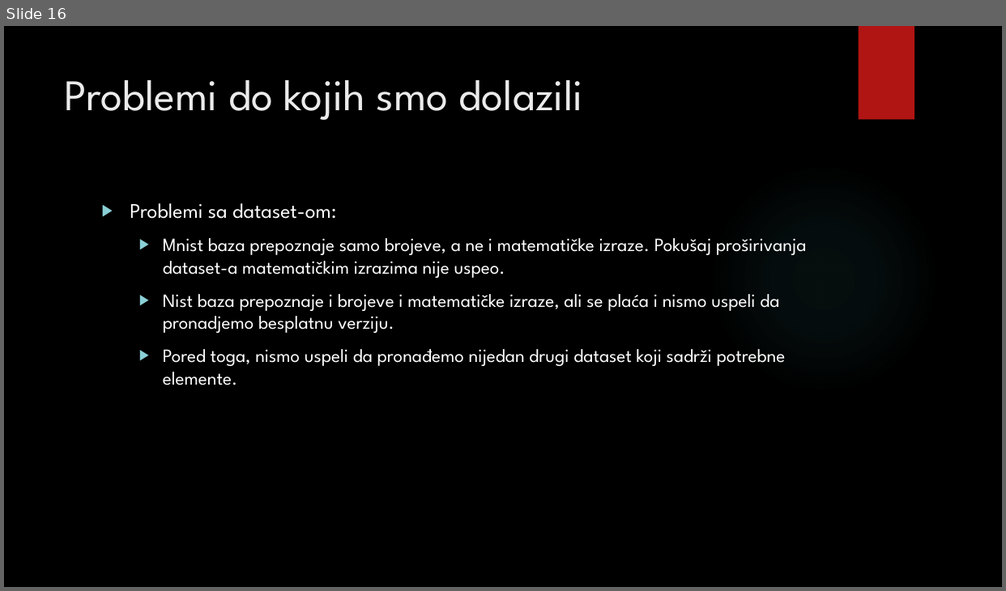
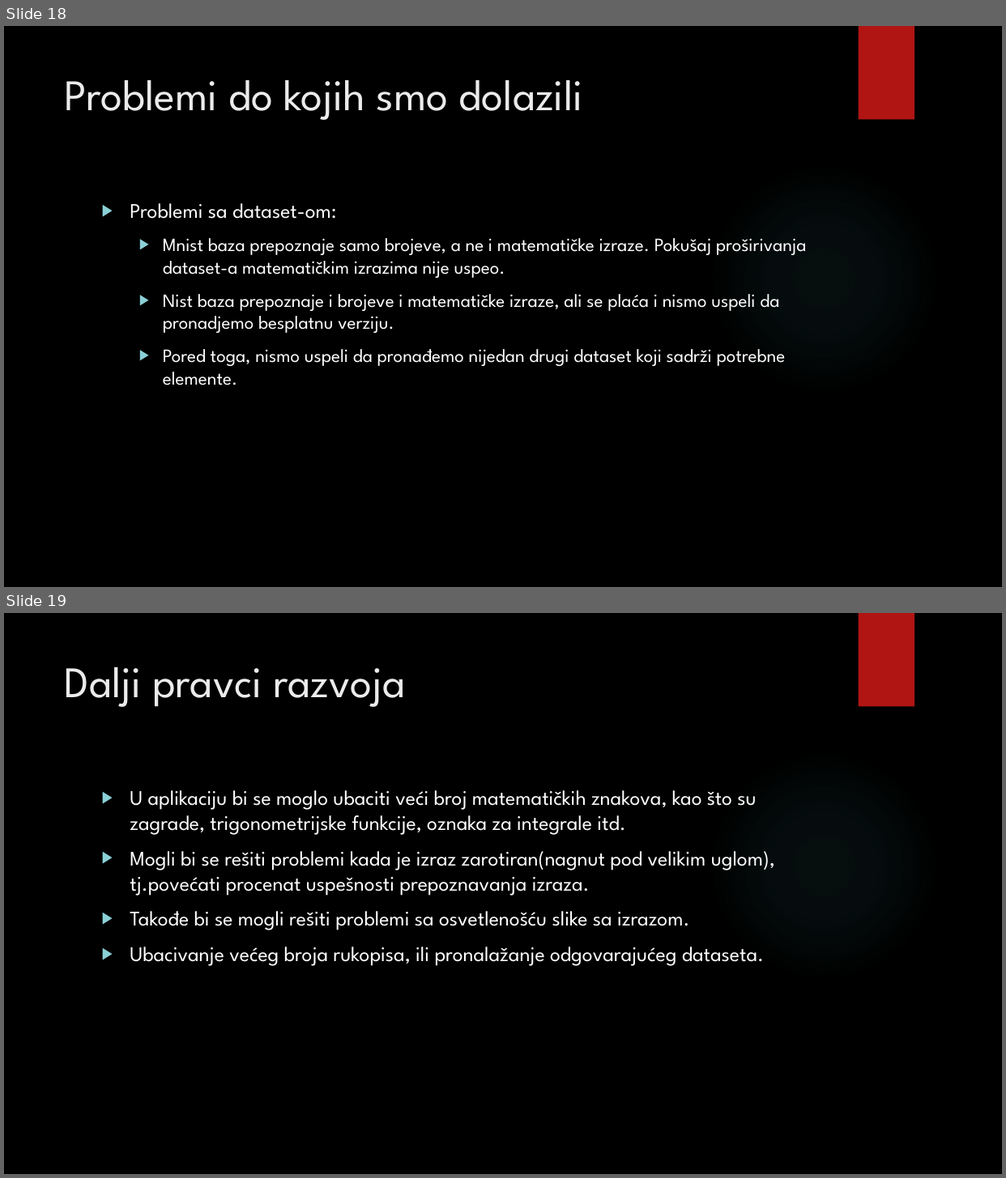
Before and after one commit to davor193/Photo-Calculator, a slide deck: photo_calculator.pptx. Shown one above the other, each under a label of ours: slide 16 before the commit, slides 18 and 19 after it. The pictures are 1006x591 and 1006x1178 pixels, drawn with LibreOffice and Linux fonts; fonts in the diff are those of the drawing; background and template pictures are left out. Boxes give left, top, right and bottom in pixels: in the first picture for what was removed or moved away, otherwise in the second. Text is boxed around its words. In the diff, an @@ line names an element or a change of style, - is before the commit and + after.

```diff
--- a/photo_calculator.pptx
+++ b/photo_calculator.pptx
@@ slide 19 added at (4, 613, 1002, 1174), background picture (left out); not listed: 2 template elements that a slide beside it also shows @@
@@ title added at (65, 667, 405, 707), 42 pt, text #EBEBEB @@
+Dalji pravci razvoja
@@ text added at (130, 790, 775, 966), 20 pt, text #FFFFFF @@
+▶ U aplikaciju bi se moglo ubaciti veći broj matematičkih znakova, kao što su zagrade, trigonometrijske funkcije, oznaka za integrale itd.
+▶ Mogli bi se rešiti problemi kada je izraz zarotiran(nagnut pod velikim uglom), tj.povećati procenat uspešnosti prepoznavanja izraza.
+▶ Takođe bi se mogli rešiti problemi sa osvetlenošću slike sa izrazom.
+▶ Ubacivanje većeg broja rukopisa, ili pronalažanje odgovarajućeg dataseta.
@@ what was slide 16 is now slide 18 @@
```
Also in this commit, not shown: 3 slides changed, 2 other slides added.
